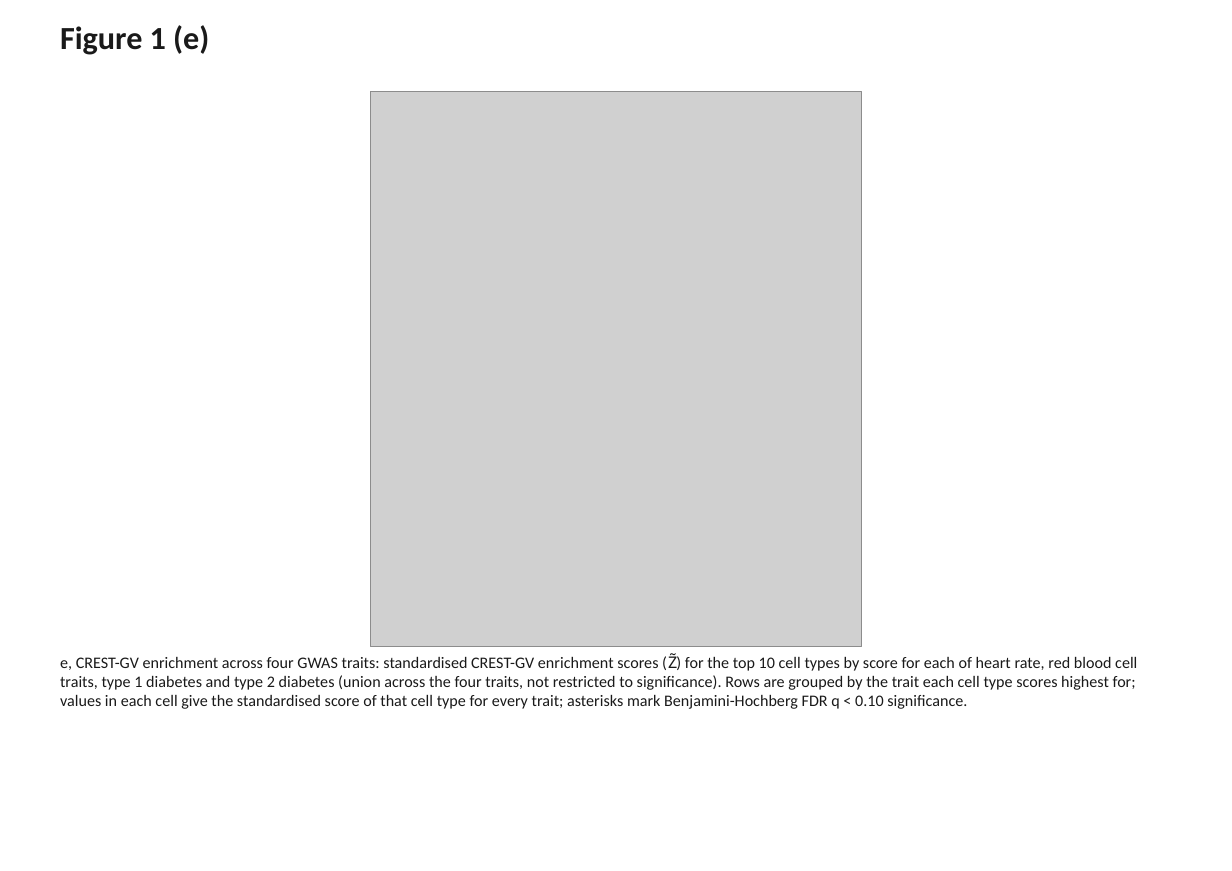
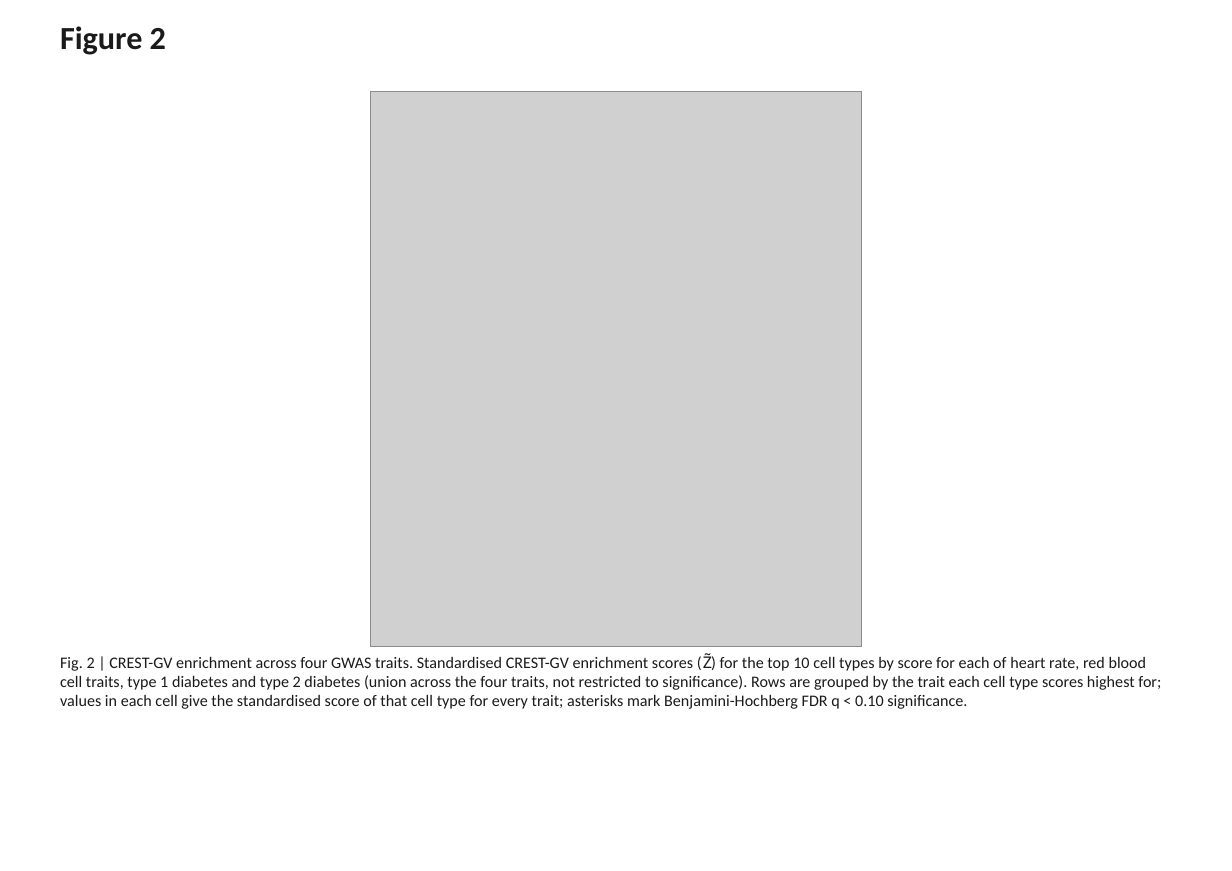
Before and after one commit to Genome-Function-Initiative-Oxford/CREST-GV, a slide deck: slide 2 of paper_analysis/figures/CREST-GV_main_figures.pptx. Drawn at 1232x871 pixels with LibreOffice and Linux fonts; fonts in the diff are those of the drawing; grey boxes stand for pictures. Boxes give left, top, right and bottom in pixels: in the first picture for what was removed or moved away, otherwise in the second. Text is boxed around its words. In the diff, an @@ line names an element or a change of style, - is before the commit and + after.

Commit message:
Renumber: heatmap is now its own Fig. 2, rankings/upload example become Fig. 3; recolour heatmap to coolwarm
- Fig. 1 (a-d): overview + standardisation, unchanged content.
- Fig. 2: cross-trait heatmap, now standalone (was Fig. 1e) -- no longer
  needs a panel letter. Recoloured from the custom diverging palette to
  matplotlib's coolwarm (reversed, so positive enrichment stays blue and
  negative stays red, consistent with the rest of the paper) for more
  intense colour per Simone; significance asterisks switched to white
  with a dark outline for contrast against the more saturated cells.
- Fig. 3 (a-f): per-trait rankings + upload example, renumbered from
  Fig. 2 (was Fig1_abcd_composite/Fig2_abcdef_composite scheme is now
  Fig1_abcd_composite/Fig3_abcdef_composite).

Updated compose_figures.py, build_figures_pptx.py and README.md to match.

```diff
--- a/paper_analysis/figures/CREST-GV_main_figures.pptx
+++ b/paper_analysis/figures/CREST-GV_main_figures.pptx
@@ text at box(60, 26, 166, 55): text changed @@
-Figure 1 (e)
+Figure 2
@@ text at box(60, 653, 1161, 709): text changed @@
-e, CREST-GV enrichment across four GWAS traits: standardised CREST-GV enrichment scores (Z̃) for the top 10 cell types by score for each of heart rate, red blood cell traits, type 1 diabetes and type 2 diabetes (union across the four traits, not restricted to significance). Rows are grouped by the trait each cell type scores highest for; values in each cell give the standardised score of that cell type for every trait; asterisks mark Benjamini-Hochberg FDR q < 0.10 significance.
+Fig. 2 | CREST-GV enrichment across four GWAS traits. Standardised CREST-GV enrichment scores (Z̃) for the top 10 cell types by score for each of heart rate, red blood cell traits, type 1 diabetes and type 2 diabetes (union across the four traits, not restricted to significance). Rows are grouped by the trait each cell type scores highest for; values in each cell give the standardised score of that cell type for every trait; asterisks mark Benjamini-Hochberg FDR q < 0.10 significance.
```
Also in this commit, not shown: 2 other slides changed, 13 other files.
